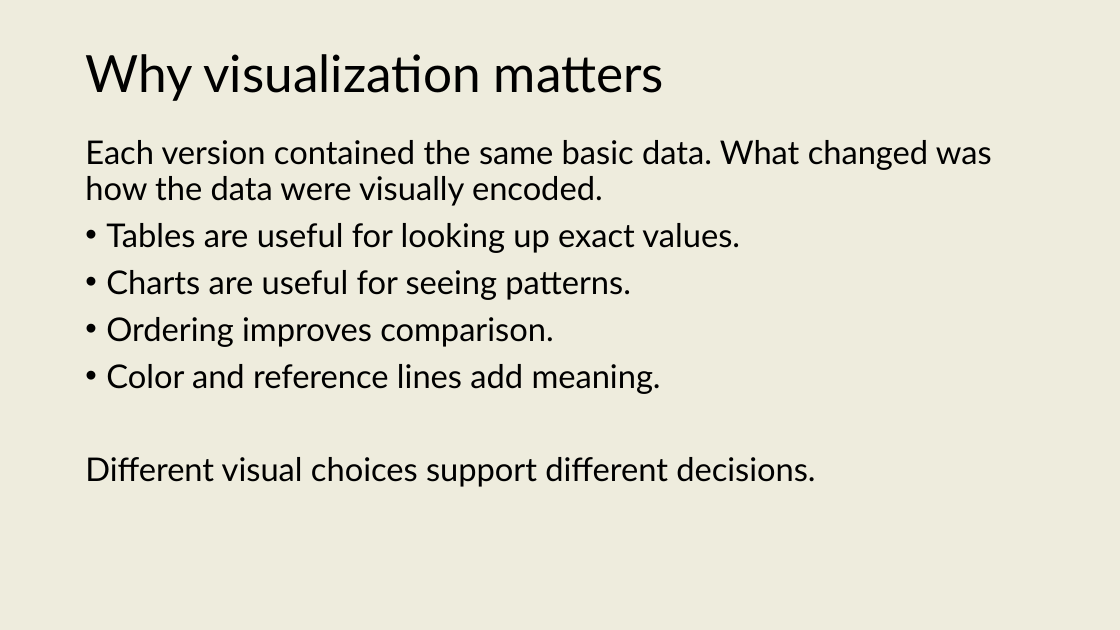
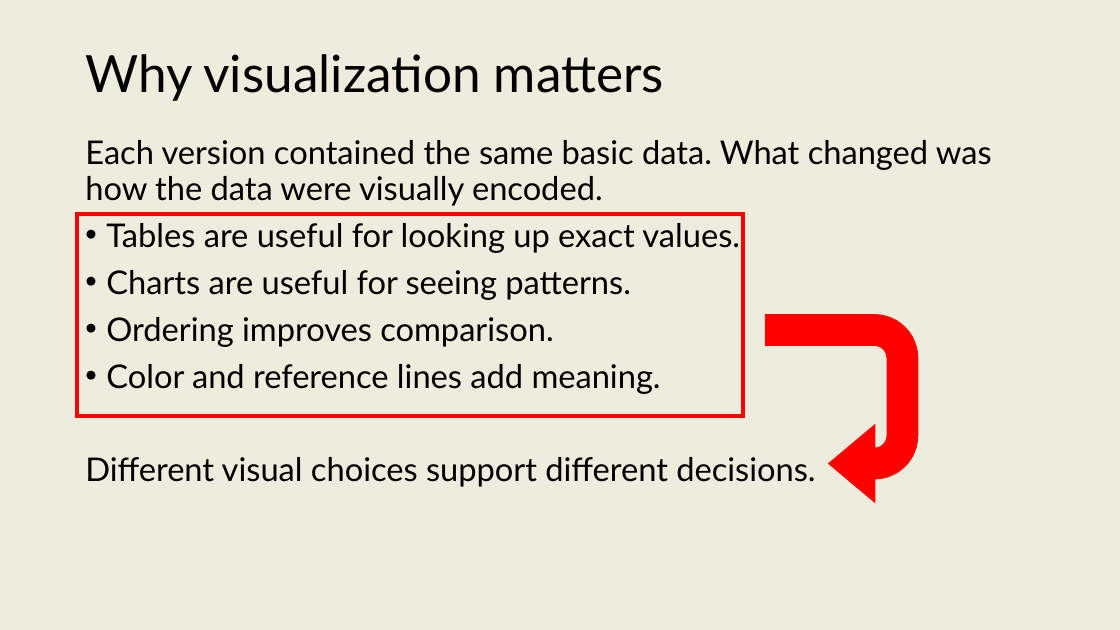
Before and after one commit to onishisaryu/HES-3000-Sports-Data-Analytics, a slide deck: slide 15 of pptx/Lecture7.pptx (slide 13 before the commit). Drawn at 1120x630 pixels with LibreOffice and Linux fonts; fonts in the diff are those of the drawing. Boxes give left, top, right and bottom in pixels: in the first picture for what was removed or moved away, otherwise in the second. Text is boxed around its words. In the diff, an @@ line names an element or a change of style, - is before the commit and + after.

```diff
--- a/pptx/Lecture7.pptx
+++ b/pptx/Lecture7.pptx
@@ rectangle added at box(77, 214, 744, 417), outline #FF0000 3 pt @@
@@ uturn arrow added at box(766, 315, 918, 502), fill #FF0000, outline #FF0000 1.5 pt @@
```
Also in this commit, not shown: 5 other slides changed, 2 slides added, 1 other file.
